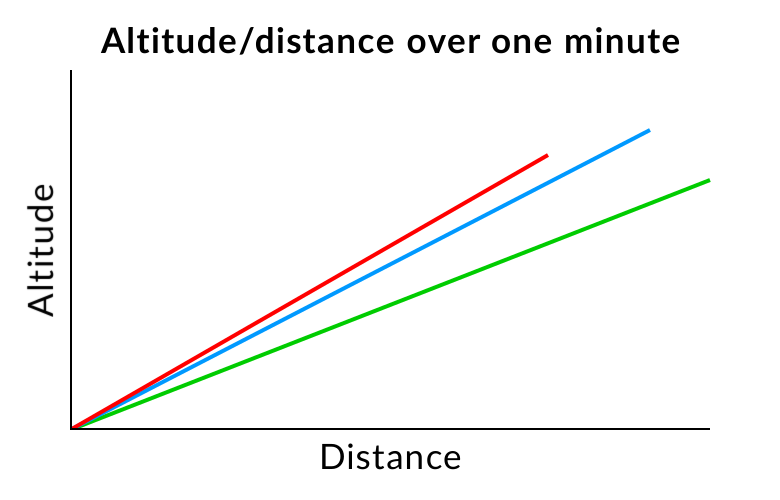
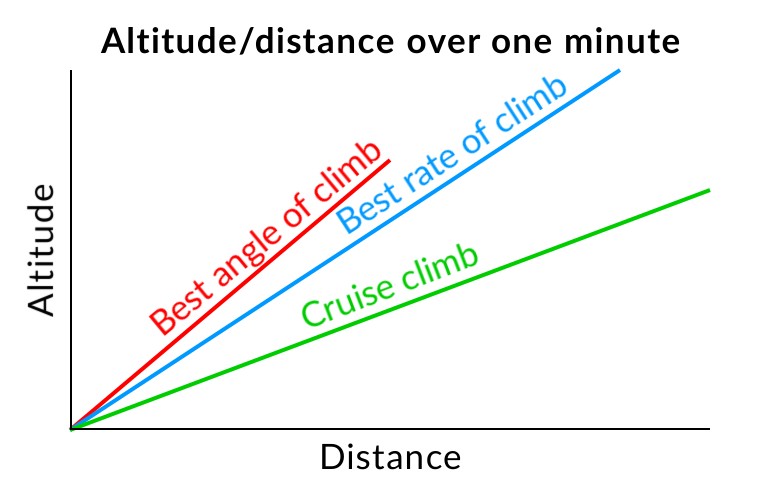
Revision of a layered 780 x 500 image; what changed, layer by layer:
added layer "Transformation #1" above "Cruise climb" over (x1=301, y1=243, x2=479, y2=328)
added layer "Best angle of climb" above "Best rate of climb" over (x1=148, y1=142, x2=382, y2=337)
added layer "Best rate of climb" above "BRoC Label" over (x1=335, y1=76, x2=568, y2=235)
added layer "Cruise3" above "BRoC3" over (x1=69, y1=188, x2=711, y2=432)
added layer "BRoC3" above "BAoC3" over (x1=68, y1=68, x2=622, y2=432)
added layer "BAoC3" above "BAoC2" over (x1=68, y1=158, x2=392, y2=432)
hid "BAoC2" over (x1=72, y1=153, x2=549, y2=428)
hid "BRoC2" over (x1=72, y1=128, x2=651, y2=428)
hid "Cruise2" over (x1=72, y1=178, x2=711, y2=428)